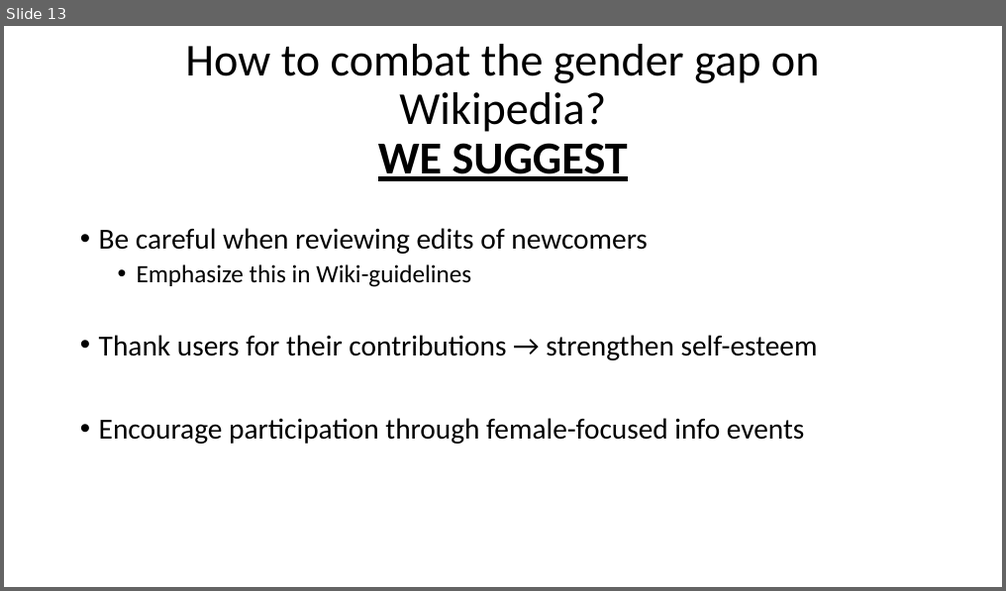
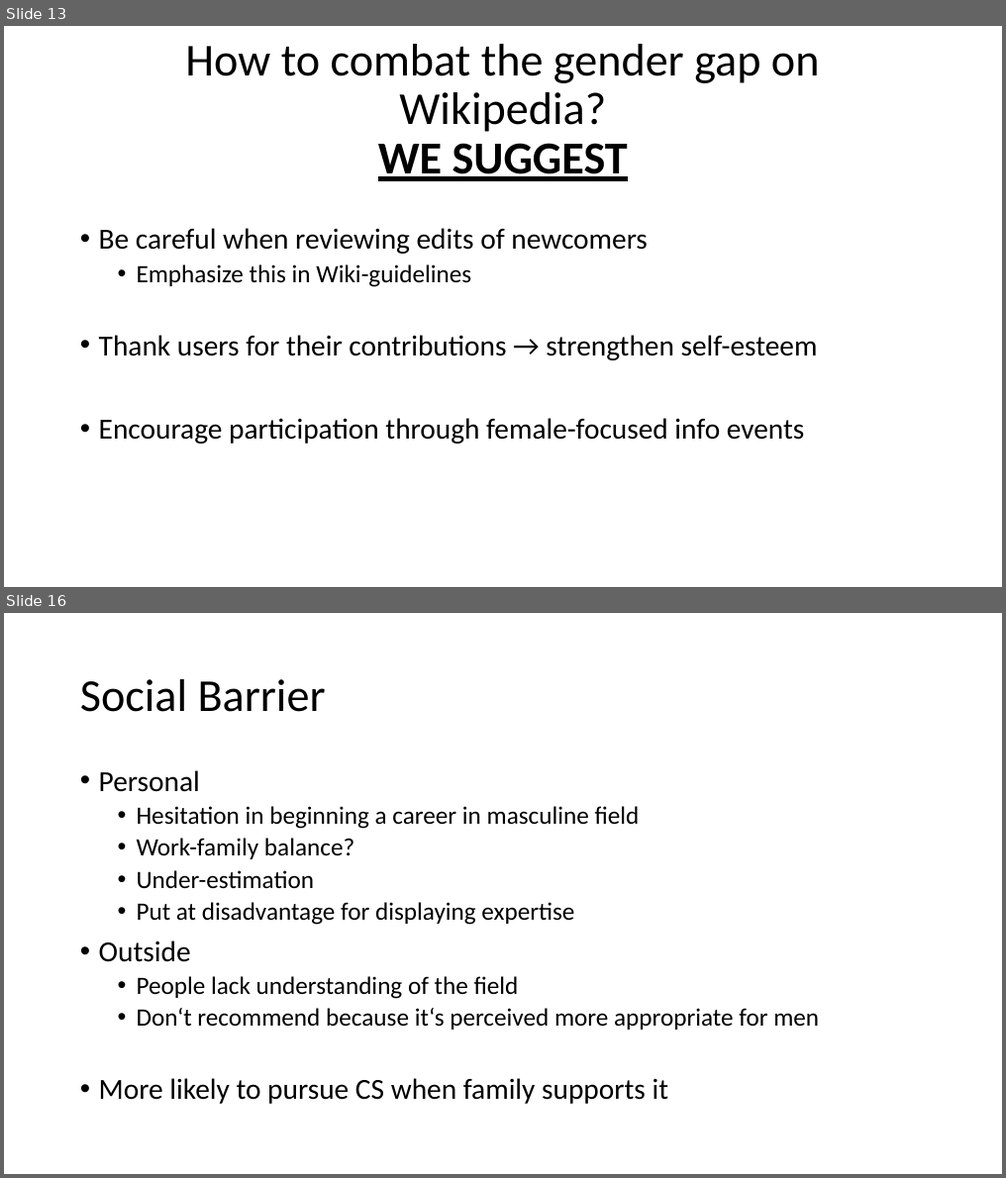
Before and after one commit to EvaJobst/FOT-Paper, a slide deck: Paper - Presentation.pptx. Shown one above the other, each under a label of ours: slide 13 before the commit, slides 13 and 16 after it; the slides between them are not shown. The pictures are 1006x591 and 1006x1178 pixels, drawn with LibreOffice and Linux fonts; fonts in the diff are those of the drawing. Boxes give left, top, right and bottom in pixels: in the first picture for what was removed or moved away, otherwise in the second. Text is boxed around its words. In the diff, an @@ line names an element or a change of style, - is before the commit and + after.

```diff
--- a/Paper - Presentation.pptx
+++ b/Paper - Presentation.pptx
@@ slide 16 added at (4, 613, 1002, 1174), background #FFFFFF @@
@@ title added at (80, 679, 326, 712), 44 pt, text #000000 @@
+Social Barrier
@@ text added at (99, 770, 819, 1104), 24 pt, text #000000 @@
+• Personal
+  • Hesitation in beginning a career in masculine field
+  • Work-family balance?
+  • Under-estimation
+  • Put at disadvantage for displaying expertise
+• Outside
+  • People lack understanding of the field
+  • Don‘t recommend because it‘s perceived more appropriate for men
+• More likely to pursue CS when family supports it
```
Also in this commit, not shown: 5 other slides added.
